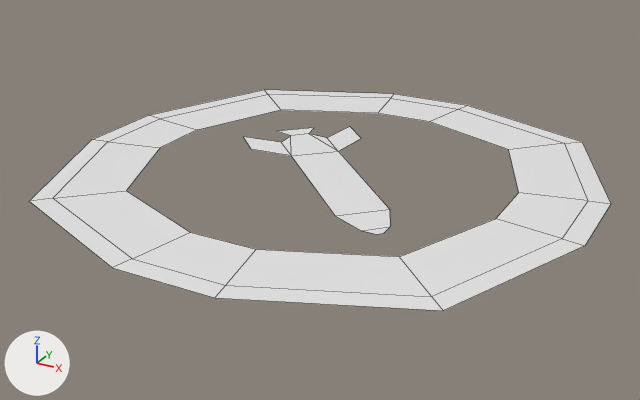
The Blender file game/models/weapon_pickup.blend: old version first, new version second.
Rendered twice from a 50 mm camera at (0.0575, -0.107, 0.0482) aimed at (-0.0002, -0.0022, -0.0042). Every picture has the same lights, and +X, +Y and +Z are marked at lower left. Mesh edges are drawn as thin lines.

The first picture shows 'body'.
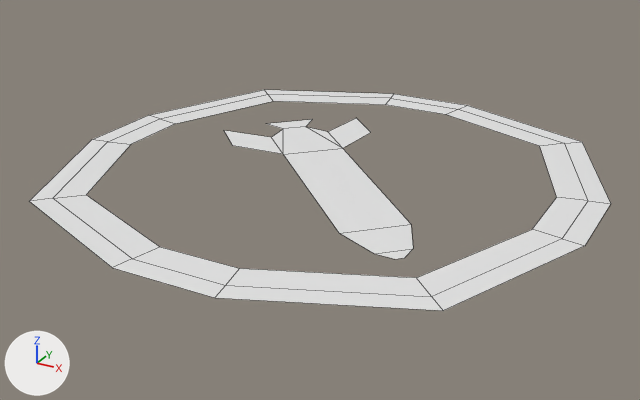
Commit message: Better pickup

The change in detail:
me_cube_001 has 66 vertices, 45 faces and spans x -0.0392..0.0392, y -0.0392..0.0392, z 0.0.
me_cube_001 is used by ob_body; location (0.0, 0.0, 0.0).
me_cube_001 part 1: the loose piece of 18 vertices spanning x -0.0187..0.0163, y -0.0165..0.0186, z 0.0 is scaled about its middle by (1.27, 1.27, 1), then moved by (0.0002, -0.0002, 0.0).
Part 2, on me_cube_001:
Vertex 12 of me_cube_001 moves from (-0.0272, 0.0049, 0.0) at pixel (197, 129) to (-0.0322, 0.0058, 0.0) at pixel (175, 123).
Vertex 13 of me_cube_001 moves from (-0.0272, -0.0049, 0.0) at pixel (160, 147) to (-0.0322, -0.0058, 0.0) at pixel (131, 144).
Vertex 14 of me_cube_001 moves from (-0.0207, -0.0207, 0.0) at pixel (126, 190) to (-0.0245, -0.0245, 0.0) at pixel (86, 194).
Vertex 15 of me_cube_001 moves from (-0.0049, -0.0272, 0.0) at pixel (190, 232) to (-0.0058, -0.0322, 0.0) at pixel (159, 246).
Vertex 16 of me_cube_001 moves from (0.0049, -0.0272, 0.0) at pixel (256, 249) to (0.0058, -0.0322, 0.0) at pixel (239, 268).
Vertex 17 of me_cube_001 moves from (0.0207, -0.0207, 0.0) at pixel (399, 256) to (0.0245, -0.0245, 0.0) at pixel (416, 277).
Vertex 18 of me_cube_001 moves from (0.0272, -0.0049, 0.0) at pixel (495, 218) to (0.0322, -0.0058, 0.0) at pixel (532, 229).
Vertex 19 of me_cube_001 moves from (0.0272, 0.0049, 0.0) at pixel (518, 192) to (0.0322, 0.0058, 0.0) at pixel (556, 197).
Vertex 20 of me_cube_001 moves from (0.0207, 0.0207, 0.0) at pixel (508, 149) to (0.0245, 0.0245, 0.0) at pixel (539, 146).
Vertex 21 of me_cube_001 moves from (0.0049, 0.0272, 0.0) at pixel (429, 121) to (0.0058, 0.0322, 0.0) at pixel (445, 114).
Vertex 22 of me_cube_001 moves from (-0.0049, 0.0272, 0.0) at pixel (377, 113) to (-0.0058, 0.0322, 0.0) at pixel (385, 104).
Vertex 23 of me_cube_001 moves from (-0.0207, 0.0207, 0.0) at pixel (280, 109) to (-0.0245, 0.0245, 0.0) at pixel (273, 101).

Where the change shows, as pixel boxes (x1, y1, x2, y2) in the pictures (640 x 400 px; the box of a moved part takes in the faces that stretch with it):
part 1 of me_cube_001, moved or reshaped: before (244, 127, 390, 234); after (224, 118, 413, 259)
part 2 of me_cube_001, moved or reshaped: (53, 94, 588, 297) in both
